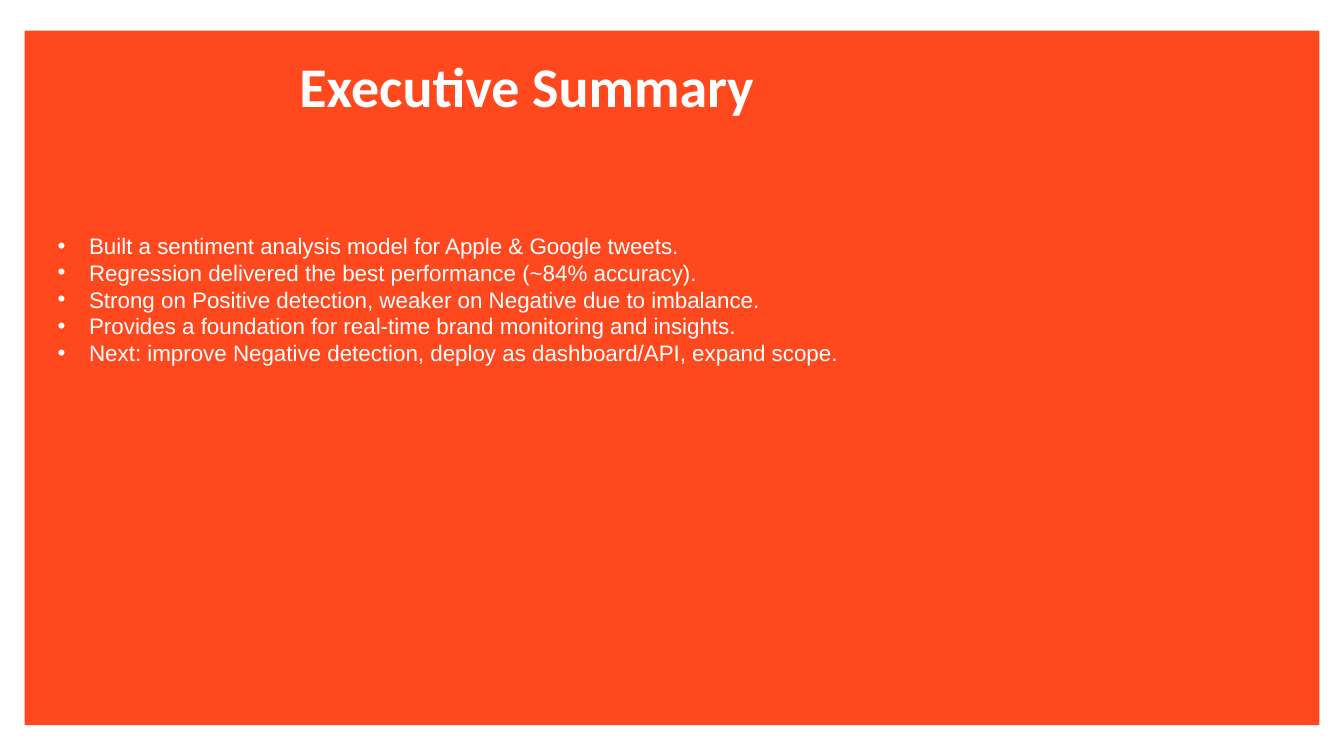
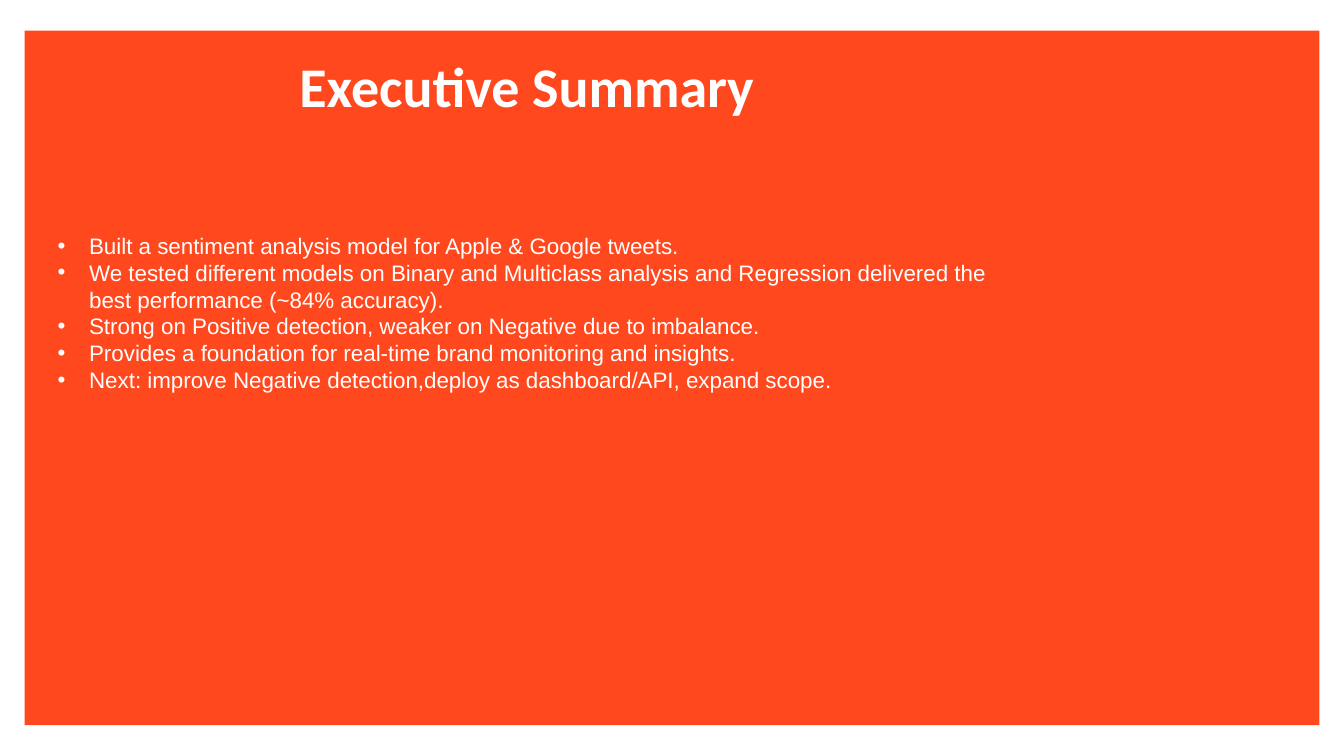
Before and after one commit to KaiFa254/Group_3_NLP_Project_Phase4, a slide deck: slide 3 of presentations/Sentiment_Analysis_of_Tweets_Directed_at_Appl_Google_Products.pptx. Drawn at 1344x756 pixels with LibreOffice and Linux fonts; fonts in the diff are those of the drawing. Boxes give left, top, right and bottom in pixels: in the first picture for what was removed or moved away, otherwise in the second. Text is boxed around its words. In the diff, an @@ line names an element or a change of style, - is before the commit and + after.

```diff
--- a/presentations/Sentiment_Analysis_of_Tweets_Directed_at_Appl_Google_Products.pptx
+++ b/presentations/Sentiment_Analysis_of_Tweets_Directed_at_Appl_Google_Products.pptx
@@ text at (89,264,985,313): text changed @@
-• Regression delivered the best performance (~84% accuracy).
+• We tested different models on Binary and Multiclass analysis and Regression delivered the best performance (~84% accuracy).
@@ text at (89,371,831,393): spaces changed @@
-• Next: improve Negative detection, deploy as dashboard/API, expand scope.
+• Next: improve Negative detection,deploy as dashboard/API, expand scope.
```
Also in this commit, not shown: 6 other slides changed, 1 slide added, 1 slide removed, 2 other files.
